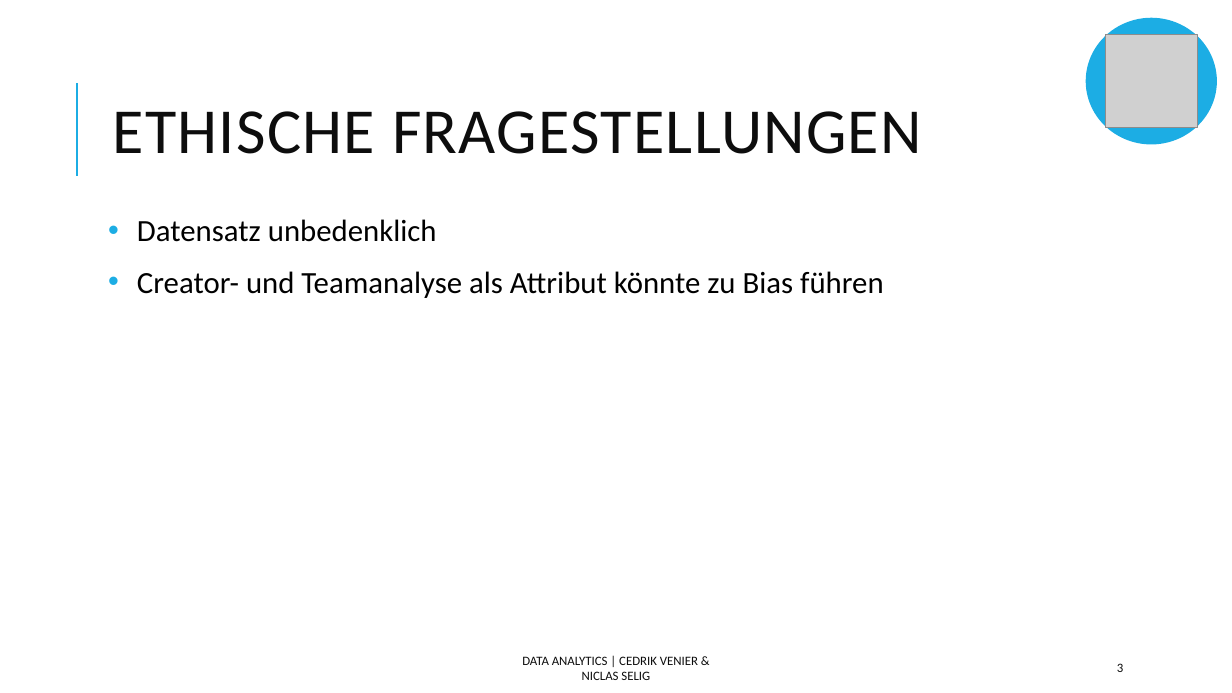
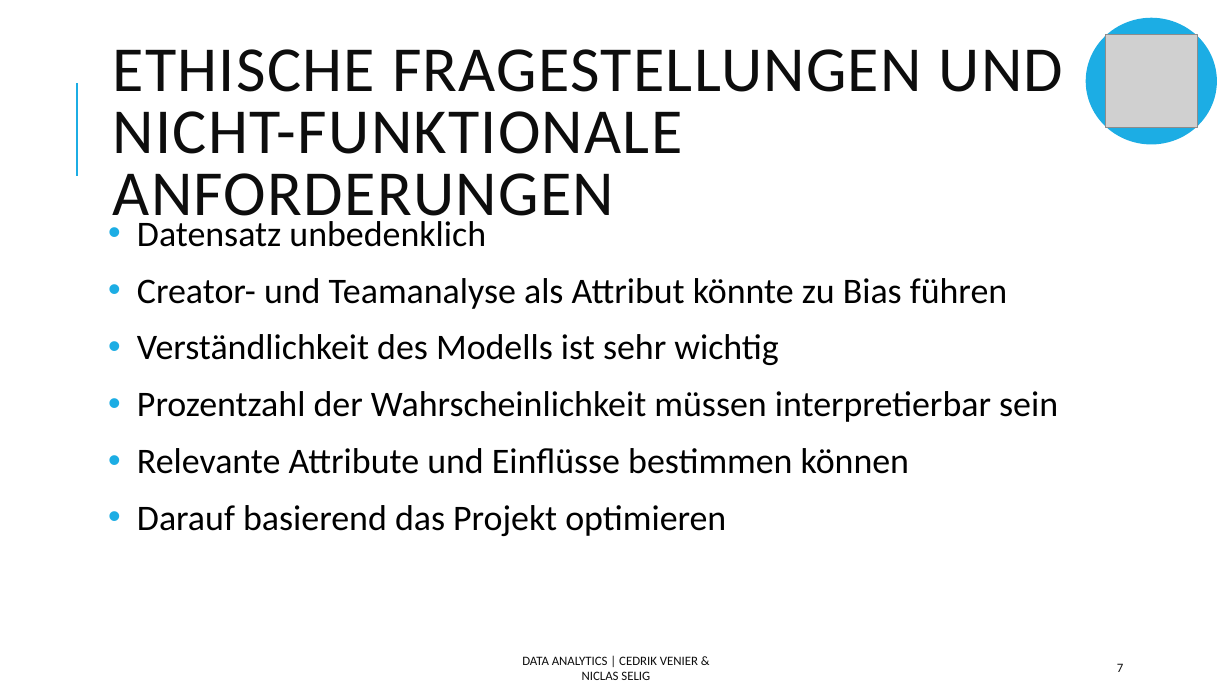
Before and after one commit to Cedrik-V/DataAnalyticsKickstarterWS21-22, a slide deck: slide 7 of Präsi.pptx (slide 3 before the commit). Drawn at 1232x693 pixels with LibreOffice and Linux fonts; fonts in the diff are those of the drawing; grey boxes stand for pictures. Boxes give left, top, right and bottom in pixels: in the first picture for what was removed or moved away, otherwise in the second. Text is boxed around its words. In the diff, an @@ line names an element or a change of style, - is before the commit and + after.

```diff
--- a/Präsi.pptx
+++ b/Präsi.pptx
@@ title at box(113, 49, 1064, 230): text changed @@
-ETHISCHE FRAGESTELLUNGEN
+ETHISCHE FRAGESTELLUNGEN UND NICHT-FUNKTIONALE ANFORDERUNGEN
@@ text at box(137, 221, 1007, 309): size 24 to 28 pt in "Datensatz unbedenklich", "Creator- und Teamanalyse als Attribut könnte zu ..." @@
@@ text at box(137, 334, 1058, 536): paragraphs added @@
+• Verständlichkeit des Modells ist sehr wichtig
+• Prozentzahl der Wahrscheinlichkeit müssen interpretierbar sein
+• Relevante Attribute und Einflüsse bestimmen können
+• Darauf basierend das Projekt optimieren
@@ page number at box(1117, 663, 1123, 672): text changed @@
-3
+7
```
Also in this commit, not shown: 3 other slides changed, 1 slide added, 1 slide removed.
